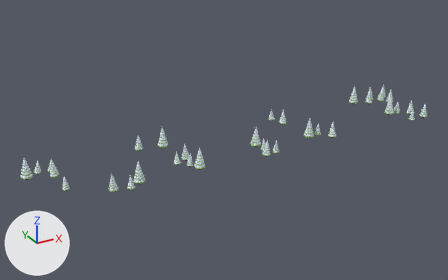
What one commit did to the glTF model assets/arbres.gltf.
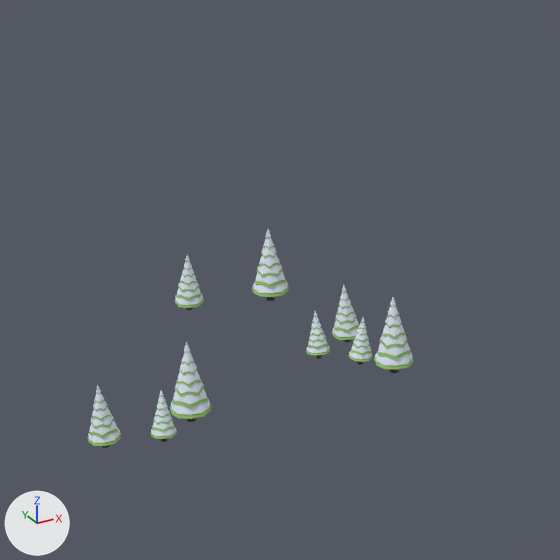
The first picture shows the older version from a 50 mm camera at (-128.3, -208.7, 108.6) aimed at (-11.5, 3.5, 2.4). The close-ups show both versions on the part from 18% to 56% of the width and 21% to 81% of the height of that picture; other places that the commit changed are outside them. Every picture has the same lights, and +X, +Y and +Z are marked at lower left. Where no turn or scale is listed for an object, it has been applied to the vertices.
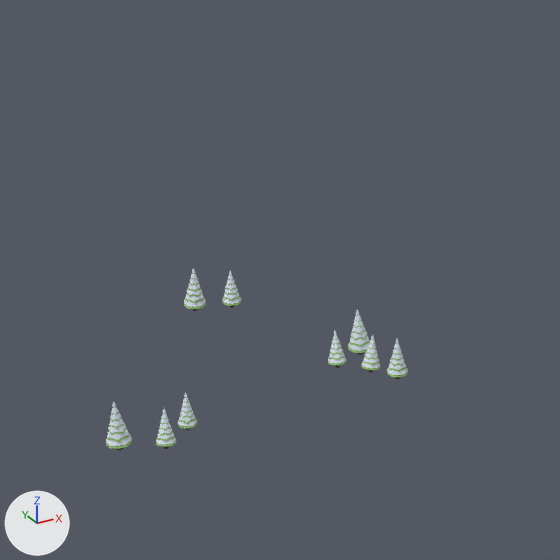
Location of each change, [x1, y1, x2, y2] in pixels of the close-ups (560 x 560 px):
'Cylinder.034', moved, rescaled (52% narrower, 52% shorter)
    before: [170, 342, 211, 422]
    after: [178, 392, 197, 430]
'Cylinder.023', moved, rescaled (47% narrower, 47% shorter)
    before: [252, 229, 289, 301]
    after: [222, 270, 241, 308]
'Cylinder.027', moved, rescaled (45% narrower, 47% shorter)
    before: [374, 297, 413, 373]
    after: [387, 339, 408, 379]
'Cylinder.036', moved, rescaled (21% narrower, 22% shorter)
    before: [88, 385, 121, 448]
    after: [106, 401, 132, 450]
'Cylinder.028', moved, rescaled (21% narrower, 19% shorter)
    before: [332, 285, 360, 342]
    after: [348, 309, 370, 355]
'Cylinder.026', moved, rescaled (20% narrower, 20% shorter)
    before: [306, 311, 330, 359]
    after: [328, 330, 347, 368]
'Cylinder.025', moved, rescaled (23% narrower, 23% shorter)
    before: [175, 254, 204, 310]
    after: [184, 268, 206, 311]
'Cylinder.029', moved, rescaled (20% narrower, 20% shorter)
    before: [348, 317, 372, 365]
    after: [361, 335, 380, 373]
'Cylinder.024', moved, rescaled (22% narrower, 23% shorter)
    before: [151, 390, 177, 442]
    after: [156, 409, 176, 449]

Diff of the bpy script that builds the scene:
```diff
--- a/assets/arbres.gltf.py
+++ b/assets/arbres.gltf.py
@@ ob_cylinder_023 @@
 ob_cylinder_023 = bpy.data.objects.new('Cylinder.023', me_cylinder_057)
-ob_cylinder_023.location = (-35.8, 12.4, 1.3)
+ob_cylinder_023.location = (-41.0, 12.7, 0.9)
 ob_cylinder_023.rotation_euler = (0.0, 0.0, -2.915)  # degrees (0, 0, -167)
-ob_cylinder_023.scale = (0.791, 0.791, 0.791)
+ob_cylinder_023.scale = (0.416, 0.416, 0.416)
@@ ob_cylinder_024 @@
 ob_cylinder_024 = bpy.data.objects.new('Cylinder.024', me_cylinder_058)
-ob_cylinder_024.location = (-61.2, -16.8, 1.3)
+ob_cylinder_024.location = (-61.3, -17.6, 0.7)
 ob_cylinder_024.rotation_euler = (0.0734, -0.0599, -2.901)  # degrees (4.2, -3.4, -166)
-ob_cylinder_024.scale = (0.493, 0.493, 0.493)
+ob_cylinder_024.scale = (0.389, 0.389, 0.389)
@@ ob_cylinder_025 @@
 ob_cylinder_025 = bpy.data.objects.new('Cylinder.025', me_cylinder_059)
-ob_cylinder_025.location = (-45.8, 14.8, 1.0)
+ob_cylinder_025.location = (-45.1, 14.5, 0.8)
 ob_cylinder_025.rotation_euler = (-0.0536, 0.0137, -2.919)  # degrees (-3.1, 0.8, -167)
-ob_cylinder_025.scale = (0.624, 0.624, 0.624)
+ob_cylinder_025.scale = (0.481, 0.481, 0.481)
@@ ob_cylinder_026 @@
 ob_cylinder_026 = bpy.data.objects.new('Cylinder.026', me_cylinder_060)
-ob_cylinder_026.location = (-37.5, -5.3, 0.8)
+ob_cylinder_026.location = (-36.7, -8.8, 0.8)
 ob_cylinder_026.rotation_euler = (0.105, -0.0272, -2.911)  # degrees (6, -1.6, -167)
-ob_cylinder_026.scale = (0.493, 0.493, 0.493)
+ob_cylinder_026.scale = (0.388, 0.388, 0.388)
@@ ob_cylinder_027 @@
 ob_cylinder_027 = bpy.data.objects.new('Cylinder.027', me_cylinder_061)
-ob_cylinder_027.location = (-31.4, -13.2, 1.3)
+ob_cylinder_027.location = (-31.9, -15.0, 1.0)
 ob_cylinder_027.rotation_euler = (0.0, 0.0, 2.148)  # degrees (0, 0, 123)
-ob_cylinder_027.scale = (0.791, 0.791, 0.791)
+ob_cylinder_027.scale = (0.422, 0.422, 0.422)
@@ ob_cylinder_028 @@
 ob_cylinder_028 = bpy.data.objects.new('Cylinder.028', me_cylinder_062)
-ob_cylinder_028.location = (-32.6, -3.0, 1.0)
+ob_cylinder_028.location = (-32.8, -7.0, 1.0)
 ob_cylinder_028.rotation_euler = (-0.0536, 0.0137, 2.144)  # degrees (-3.1, 0.8, 123)
-ob_cylinder_028.scale = (0.624, 0.624, 0.624)
+ob_cylinder_028.scale = (0.491, 0.491, 0.491)
@@ ob_cylinder_029 @@
 ob_cylinder_029 = bpy.data.objects.new('Cylinder.029', me_cylinder_063)
-ob_cylinder_029.location = (-33.8, -9.1, 0.8)
+ob_cylinder_029.location = (-33.8, -11.8, 0.8)
 ob_cylinder_029.rotation_euler = (0.105, -0.0272, 2.152)  # degrees (6, -1.6, 123)
-ob_cylinder_029.scale = (0.493, 0.493, 0.493)
+ob_cylinder_029.scale = (0.388, 0.388, 0.388)
@@ ob_cylinder_034 @@
 ob_cylinder_034 = bpy.data.objects.new('Cylinder.034', me_cylinder_068)
-ob_cylinder_034.location = (-56.7, -13.2, 1.3)
+ob_cylinder_034.location = (-57.7, -14.8, 0.8)
 ob_cylinder_034.rotation_euler = (0.0, 0.0, 2.148)  # degrees (0, 0, 123)
-ob_cylinder_034.scale = (0.791, 0.791, 0.791)
+ob_cylinder_034.scale = (0.373, 0.373, 0.373)
@@ ob_cylinder_036 @@
 ob_cylinder_036 = bpy.data.objects.new('Cylinder.036', me_cylinder_070)
-ob_cylinder_036.location = (-67.0, -14.2, 1.0)
+ob_cylinder_036.location = (-65.9, -15.6, 0.9)
 ob_cylinder_036.rotation_euler = (-0.0536, 0.0137, 2.144)  # degrees (-3.1, 0.8, 123)
-ob_cylinder_036.scale = (0.624, 0.624, 0.624)
+ob_cylinder_036.scale = (0.492, 0.492, 0.492)
```
